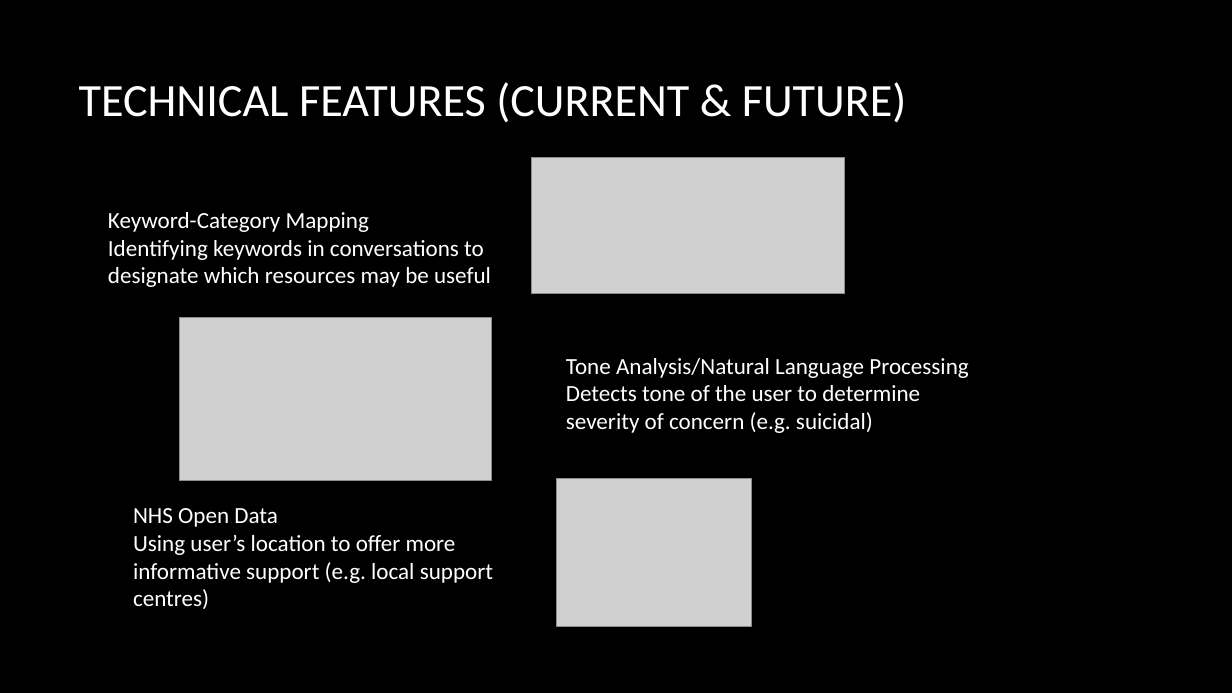
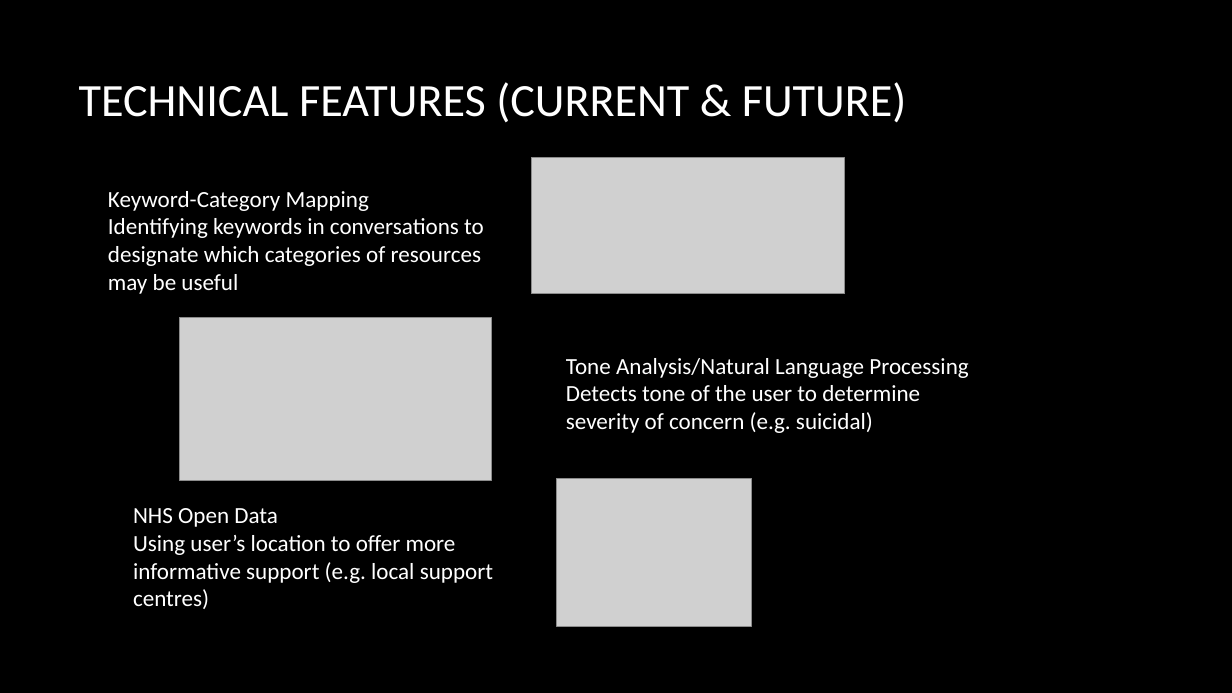
Before and after one commit to London18/team-8, a slide deck: slide 4 of Max.pptx. Drawn at 1232x693 pixels with LibreOffice and Linux fonts; fonts in the diff are those of the drawing; grey boxes stand for pictures; background and template pictures are left out. Boxes give left, top, right and bottom in pixels: in the first picture for what was removed or moved away, otherwise in the second. Text is boxed around its words. In the diff, an @@ line names an element or a change of style, - is before the commit and + after.

```diff
--- a/Max.pptx
+++ b/Max.pptx
@@ text "Keyword-Category Mapping": place and size @@
-text "Keyword-Category Mapping" at [108, 212, 491, 287]
+text "Keyword-Category Mapping" at [108, 191, 484, 294]
@@ text at [108, 218, 484, 294]: text changed @@
-Identifying keywords in conversations to designate which resources may be useful
+Identifying keywords in conversations to designate which categories of resources may be useful
```
